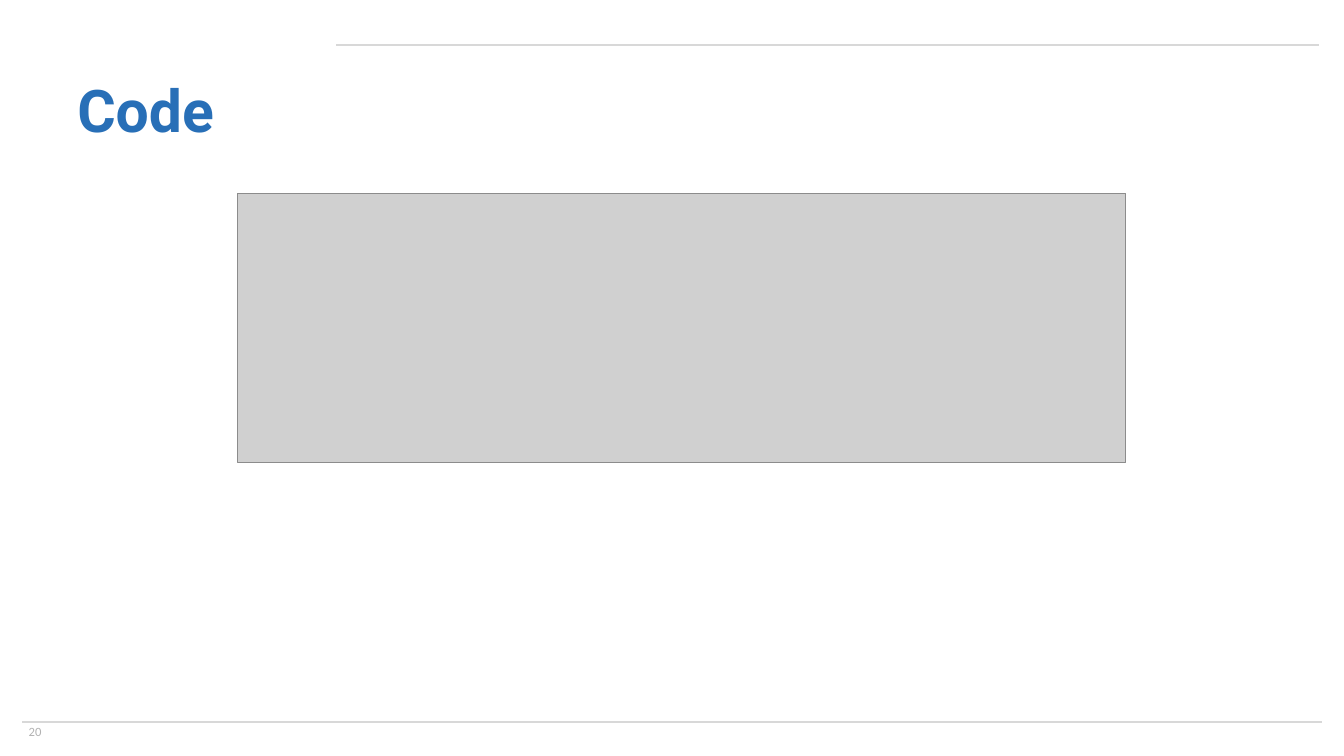
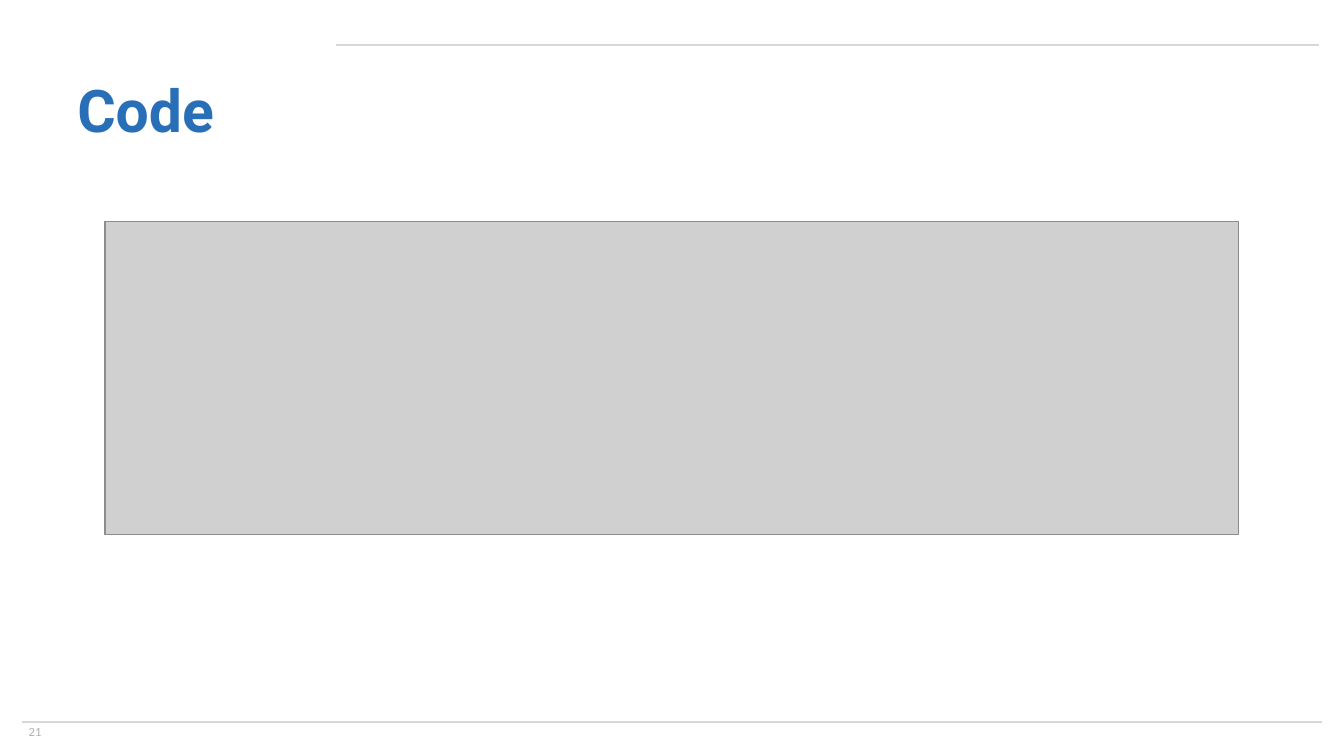
Before and after one commit to jeff-goldsmith/ENAR2021, a slide deck: slide 21 of SlidesPPT/ShortCourse_FoSR.pptx (slide 20 before the commit). Drawn at 1344x756 pixels with LibreOffice and Linux fonts; fonts in the diff are those of the drawing; grey boxes stand for pictures; background and template pictures are left out. Boxes give left, top, right and bottom in pixels: in the first picture for what was removed or moved away, otherwise in the second. Text is boxed around its words. In the diff, an @@ line names an element or a change of style, - is before the commit and + after.

```diff
--- a/SlidesPPT/ShortCourse_FoSR.pptx
+++ b/SlidesPPT/ShortCourse_FoSR.pptx
@@ picture resized from (x1=238, y1=194, x2=1126, y2=463) to (x1=105, y1=221, x2=1239, y2=534) @@
@@ page number at (x1=29, y1=728, x2=42, y2=736): text changed @@
-20
+21
```
Also in this commit, not shown: 17 other slides changed, 8 other files.
